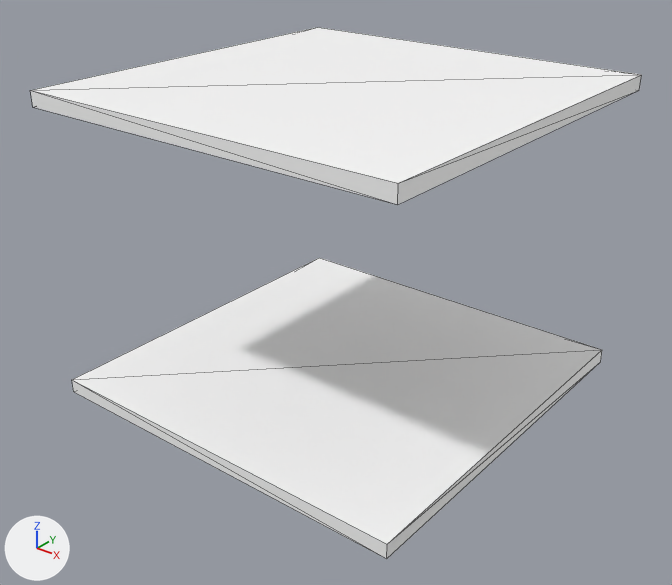
The glTF model src/objects/level4.glb as it was, and as the next commit left it.
Both versions are drawn from a camera (50 mm lens) standing at (35.3, -45.1, 33.3) and looking at (-0.1, -0.9, 6.0). Every picture has the same lights, and +X, +Y and +Z are marked at lower left. Mesh edges are drawn as thin lines. Vertices at the same position are counted once.

The scene before the commit, as lines of its bpy script (objects in view):
```python
me_cube_001 = bpy.data.meshes.new('Cube.001')
me_cube_001.from_pydata(...)  # a box spanning x -13.4..13.4, y -13.4..13.4, z -1.0..0.0
me_cube_001.materials.append(mat_material)  # white #ffffff
me_cube_002 = bpy.data.meshes.new('Cube.002')
me_cube_002.from_pydata(...)  # a box spanning x -13.4..13.4, y -13.4..13.4, z 19.0..20.0
me_cube_002.materials.append(mat_material_001_t)  # white #ffffff
ob_cube = bpy.data.objects.new('Cube', me_cube_001)
ob_cube.location = (0.0, 0.0, 0.0)
ob_cube_001 = bpy.data.objects.new('Cube.001', me_cube_002)
ob_cube_001.location = (0.0, 0.0, 0.0)
```
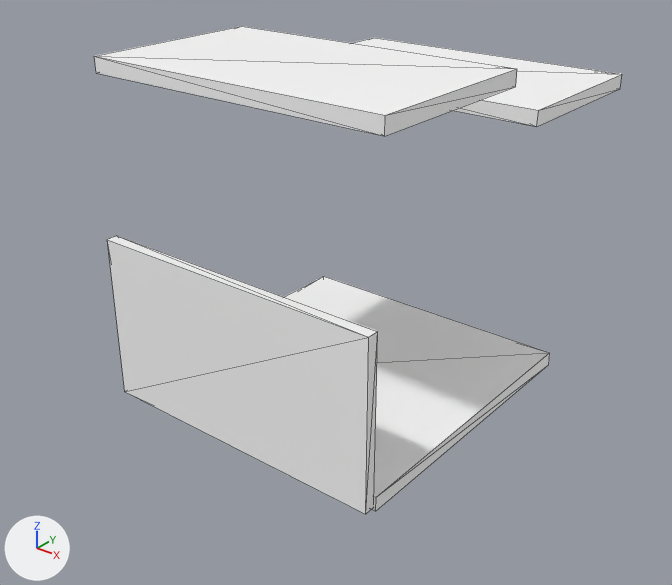
Pixel boxes (x1, y1, x2, y2) of what changed, in the pictures (672 x 585 px):
'Cube', mesh rescaled
    before: (72, 258, 602, 559)
    after: (284, 276, 550, 511)
'Cube.001', mesh rescaled (31% narrower, 38% shorter)
    before: (30, 27, 642, 205)
    after: (94, 26, 517, 136)
'Cube.002', added
    after: (107, 236, 378, 514)
'Cube.003', added
    after: (354, 38, 622, 126)

Diff of the bpy script that builds the scene:
```diff
--- a/src/objects/level4.glb.py
+++ b/src/objects/level4.glb.py
@@ me_cube_001 @@
 me_cube_001.from_pydata(...)  # 8 vertices, 12 faces; spans x -13.4..13.4, y -13.4..13.4, z -1.0..0.0
 # used by ob_cube; location = (0.0, 0.0, 0.0)
+# me_cube_001 part 1: the whole mesh is scaled about its middle by (0.792, 0.792, 1)
 me_cube_001.materials.append(mat_material)
@@ me_cube_002 @@
 me_cube_002.from_pydata(...)  # 8 vertices, 12 faces; spans x -13.4..13.4, y -13.4..13.4, z 19.0..20.0
 # used by ob_cube_001; location = (0.0, 0.0, 0.0)
+# me_cube_002 part 2: the whole mesh is scaled about its middle by (0.792, 0.469, 1), then moved by (0.0, -4.3, 1.9)
 me_cube_002.materials.append(mat_material_001_t)
@@ me_cube_005 @@
+me_cube_005.from_pydata(...)  # a box spanning x -10.6..10.6, y 5.0..17.2, z 18.0..19.0
+me_cube_005.materials.append(mat_material_001_t)  # white #ffffff
@@ me_cube_003 @@
+me_cube_003.from_pydata(...)  # a box spanning x -10.4..10.4, y -11.3..-10.5, z -0.9..10.5
+me_cube_003.materials.append(mat_material)  # white #ffffff
@@ ob_cube_003 @@
+ob_cube_003 = bpy.data.objects.new('Cube.003', me_cube_005)
+ob_cube_003.location = (0.0, 0.0, 0.0)
@@ ob_cube_002 @@
+ob_cube_002 = bpy.data.objects.new('Cube.002', me_cube_003)
+ob_cube_002.location = (0.0, 0.0, 0.0)
```
